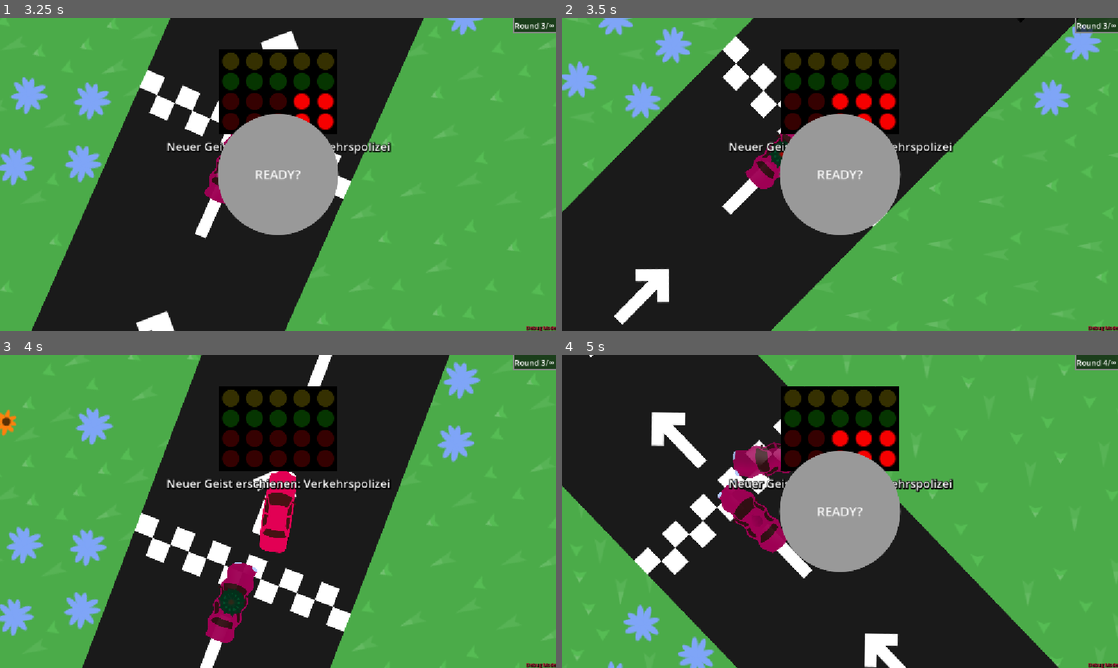
Above: before the commit, frames 1-4 (two rows, left to right).
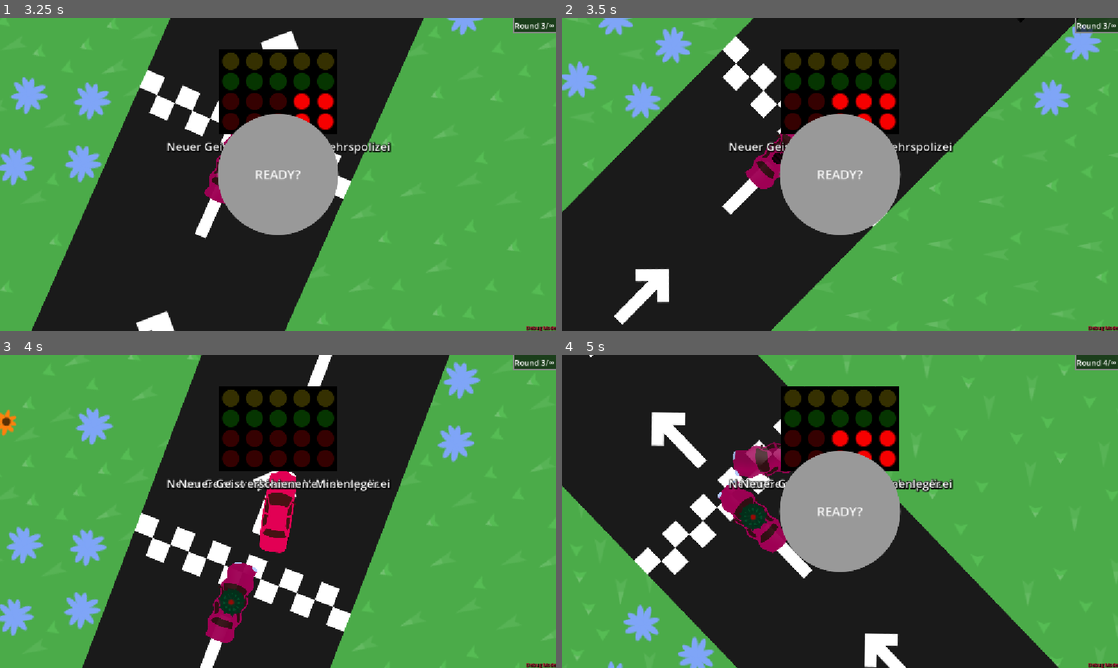
Above: after the commit, the same moments.

Repository: KIT-GameJam/dattel-jam
Game: Godot game, scene res://core/game_manager.tscn
Two runs of this game, one before a commit and one after it. Both use one fixed random seed, a clock stepped at 60 frames per second and the inputs below.
Inputs:
- Up to frame 1 (3.25 s): click "READY?" at 0.5 s; hold D (right) 1.28-2 s; tap Space (temp_reach_goal) at 1.35, 2.85 s; click "READY?" at 2 s; hold A (left) from 2.78 s (still down)
- Up to frame 2 (3.5 s): keep holding A (left)
- Up to frame 3 (4 s): release A (left) at 3.53 s; hold D (right) from 3.53 s (still down); tap Space (temp_reach_goal) at 3.6 s
- Up to frame 4 (5 s): keep holding D (right); tap Space (temp_reach_goal) at 4.35 s

Frame 1 is identical in both runs. In frame 2, 0.1% of the frame differs, in the area x 37-41%, y 38-48%; in frame 3, 0.6%; in frame 4, 0.7%, in the area x 30-71%, y 39-57%.

Commit message:
Fix meinen blöden Komit

Diff:
--- a/game.gd
+++ b/game.gd
@@ -56,8 +56,7 @@
 func _start_level() -> void:
 	ready_ui.queue_free()
 	traffic_light_ui = traffic_light_scene.instantiate()
-	next_ghost_car = ghost_car_scenes.pick_random().instantiate()
-	if stage:
+	if next_ghost_car:
 		(func(): traffic_light_ui.update_text(next_ghost_car.ghost_name)).call_deferred()
 	add_child(traffic_light_ui)
 
@@ -67,6 +66,7 @@
 func end_level() -> void:
 	stage += 1
 	cars.pop_back()
+	next_ghost_car = ghost_car_scenes.pick_random().instantiate()
 	var new_car: HistoryObject = next_ghost_car
 	new_car.set_history(player.get_history())
 	for c in cars:
Not shown: 1 places in core/police_car.tscn that only renumber resources
